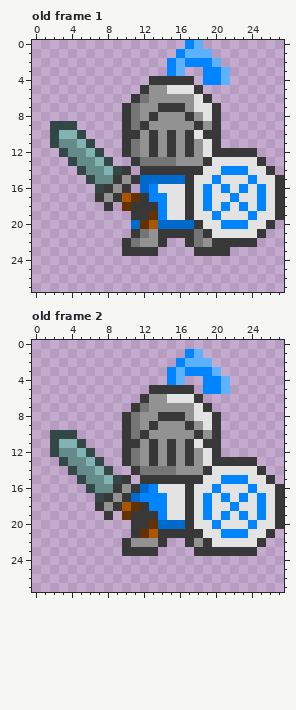
Two states of a pixel-art file, images/hero.ase. The picture above is the old version.
28x28 pixels, 3 frames. Shown: old frame 1, old frame 2. The commit also changed other frames, which this record leaves out.
The same view after the edit:
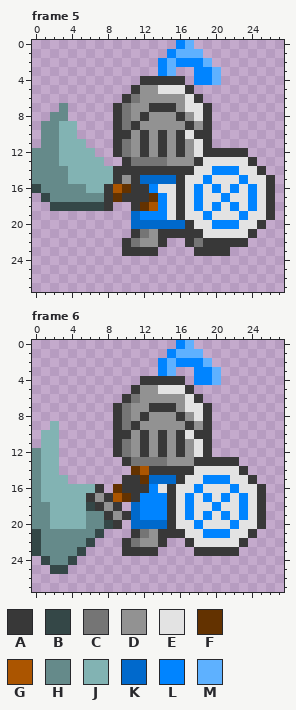
Palette (. is transparent): A #383838  B #344747  C #757575  D #929292  E #e3e3e3  F #633200  G #ab5500  H #658a8a  J #82b3b3  K #0069cc  L #0084ff  M #5eb1ff
A new or re-ordered frame is compared with the old frame closest to it.
Edits made:
frames 3 -> 7
Changed rows in their new state; - is an unchanged pixel.
Frame 5 is new; against old frame 1, layers "Arms", "Head":
first column x 0:
 0 ----------------LM.---------
 1 ---------------LM--.--------
 2 --------------LML--M.-------
 3 --------------LM.-L-M.------
 4 ------------A----.L-M.------
 5 -----------AD-E--A.---------
 6 ----------ACD----EA.--------
 7 ---H-----ACD-A--DE-A.-------
 8 --HH-----ACDAD--ADEA.-------
 9 -HHJJ----ACAD----ADA.-------
10 -HH--.---A-DADADAEA-.-------
11 -HHJJ-.--ACDADADADEA.-------
12 HHHJJJ-.-ACDADADADEA----.---
13 HHHJJJJ-.-AC---D--AE----A.--
14 HHHHJJJJ-A-A------E-L--E-A.-
15 HHHHJJJJJ-------AE-LE--LE-A.
16 BHHHHHJJ-GFAA---AELELELELEA.
17 -BHHHHHHAFAA-F--AELE-LE-LEA.
18 --BBBBBB--.-FG--AELELELELEA.
19 -----------KLL--AE-LE--LE-A.
20 ------------KK---AE-L--E-A.-
21 ------------------AE----A.--
22 -------------------A----.---
Frame 6 is new; against old frame 2, layers "Arms", "Head", "Body":
first column x 0:
 0 ----------------LM----------
 1 ---------------LMM----------
 2 --------------LM-LL---------
 3 --------------LM..----------
 4 ------------AAAAA-L-M.------
 5 -----------ADDEEE--...------
 6 ----------ACD--DD-----------
 7 ---------ACDDAAA-E----------
 8 ---------ACDA-DD---A.-------
 9 --J------ACA-D-----A.-------
10 -JJ..----A-D--A-AE-A.-------
11 -JJ...---ACDADADAD--.-------
12 HJJ....--ACDADADADEA.-------
13 HJJ.....----CCCD-DAA---..---
14 HJJ-.....--FGAAAAAEE---A..--
15 HJJJ-.....-AFKKK-EELL-EEA..-
16 HJJJJJJA.FA-A--A-EL-E-L-EA..
17 HJJJJJAD-GFA---A-L-------A..
18 HHJJJJB---.KL--A-L-EL-EL-A..
19 HHJJJJHH-DAKLL-A-L-------A..
20 HHJJJJHHBA-KKK-AEEL-E-L-EA..
21 BHHHHHHB----CD---EELL-EEA..-
22 BHHHHHB----C------EE---A..--
23 BHHHHB-----------------..---
24 -BHHB-----------------------
25 --BB------------------------
Changed places in both pictures, as pixel boxes (x1, y1, x2, y2):
changed: (32, 40, 284, 247)
changed: (32, 340, 284, 574)
